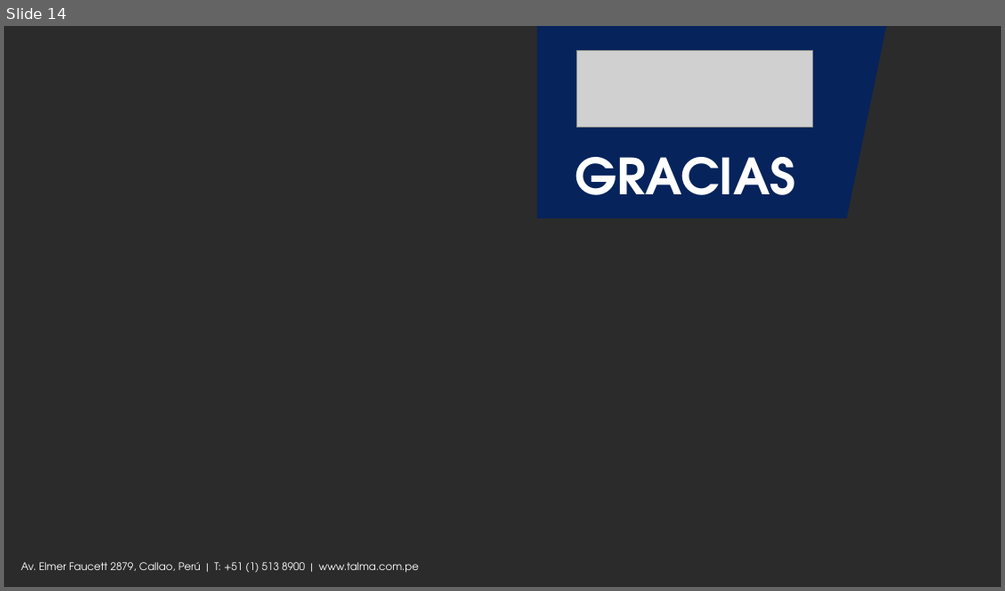
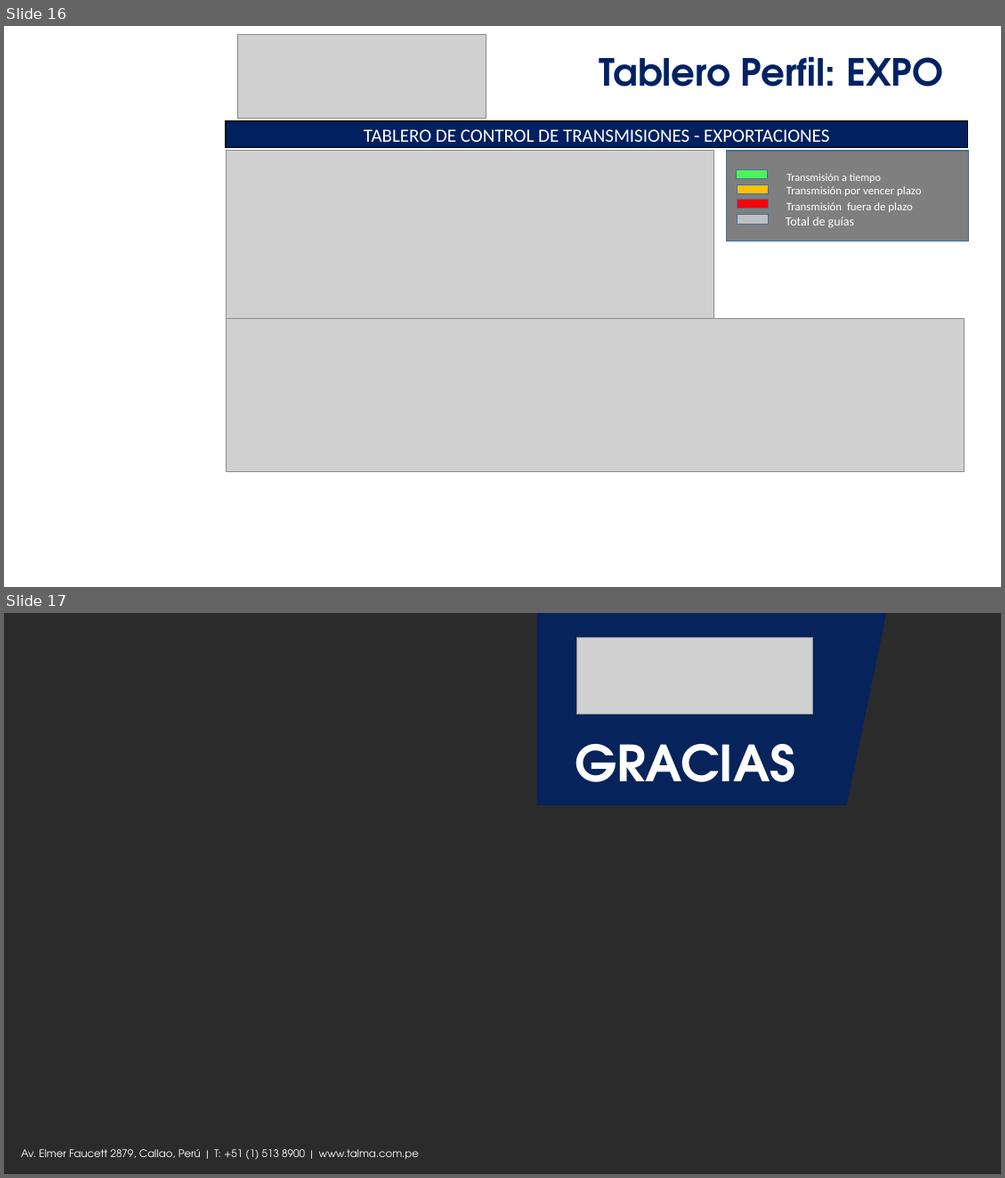
Before and after one commit to yahck/pyTransmisionesTalma, a slide deck: Documentos/ControlTransmisionesV1.0.pptx. Shown one above the other, each under a label of ours: slide 14 before the commit, slides 16 and 17 after it. The pictures are 1005x591 and 1005x1178 pixels, drawn with LibreOffice and Linux fonts; fonts in the diff are those of the drawing; grey boxes stand for pictures; background and template pictures are left out; a plain dark background stands for a picture behind light text. Boxes give left, top, right and bottom in pixels: in the first picture for what was removed or moved away, otherwise in the second. Text is boxed around its words. In the diff, an @@ line names an element or a change of style, - is before the commit and + after.

```diff
--- a/Documentos/ControlTransmisionesV1.0.pptx
+++ b/Documentos/ControlTransmisionesV1.0.pptx
@@ slide 16 added at box(4, 26, 1001, 587), background #FFFFFF @@
@@ picture added at box(237, 34, 485, 118) @@
@@ text added at box(599, 56, 943, 87), 36 pt, text #002264, bold @@
+Tablero Perfil: EXPO
@@ freeform shape added at box(226, 121, 967, 147), fill #002060, outline #000000 1 pt, 18 pt, text #FFFFFF @@
+TABLERO DE CONTROL DE TRANSMISIONES - EXPORTACIONES
@@ picture added at box(226, 150, 713, 319) @@
@@ group added at box(727, 151, 969, 241): 5 rectangles, 4 texts @@
+Transmisión a tiempo
+Transmisión por vencer plazo
+Total de guías
+Transmisión fuera de plazo
@@ picture added at box(226, 319, 963, 472) @@
@@ what was slide 14 is now slide 17 @@
```
Also in this commit, not shown: 1 slide changed, 3 other slides added, 1 slide removed, 2 other files.
